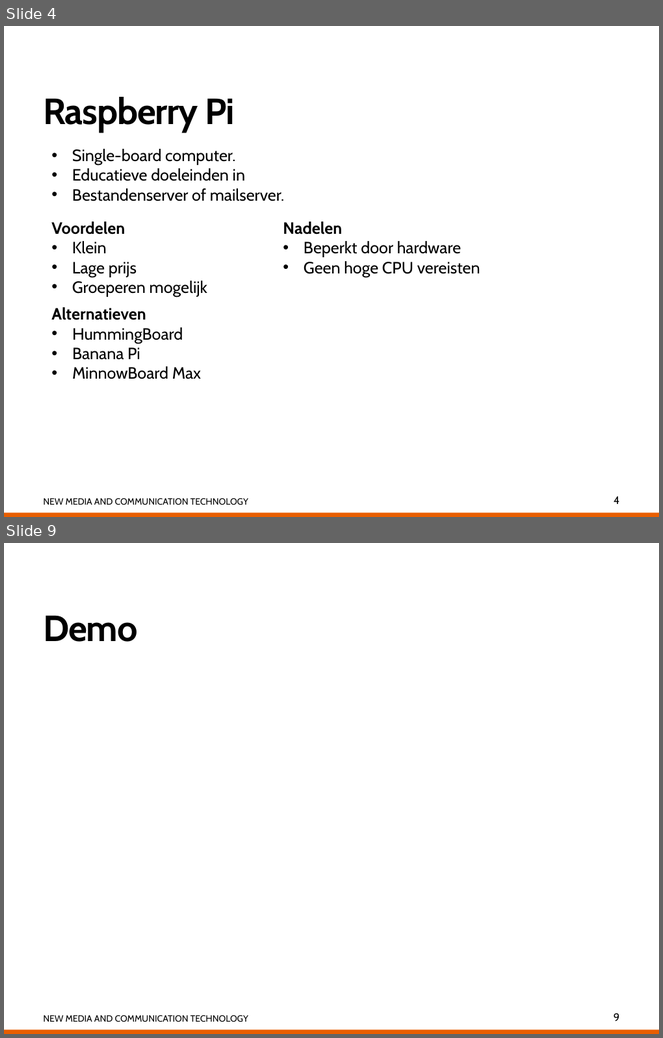
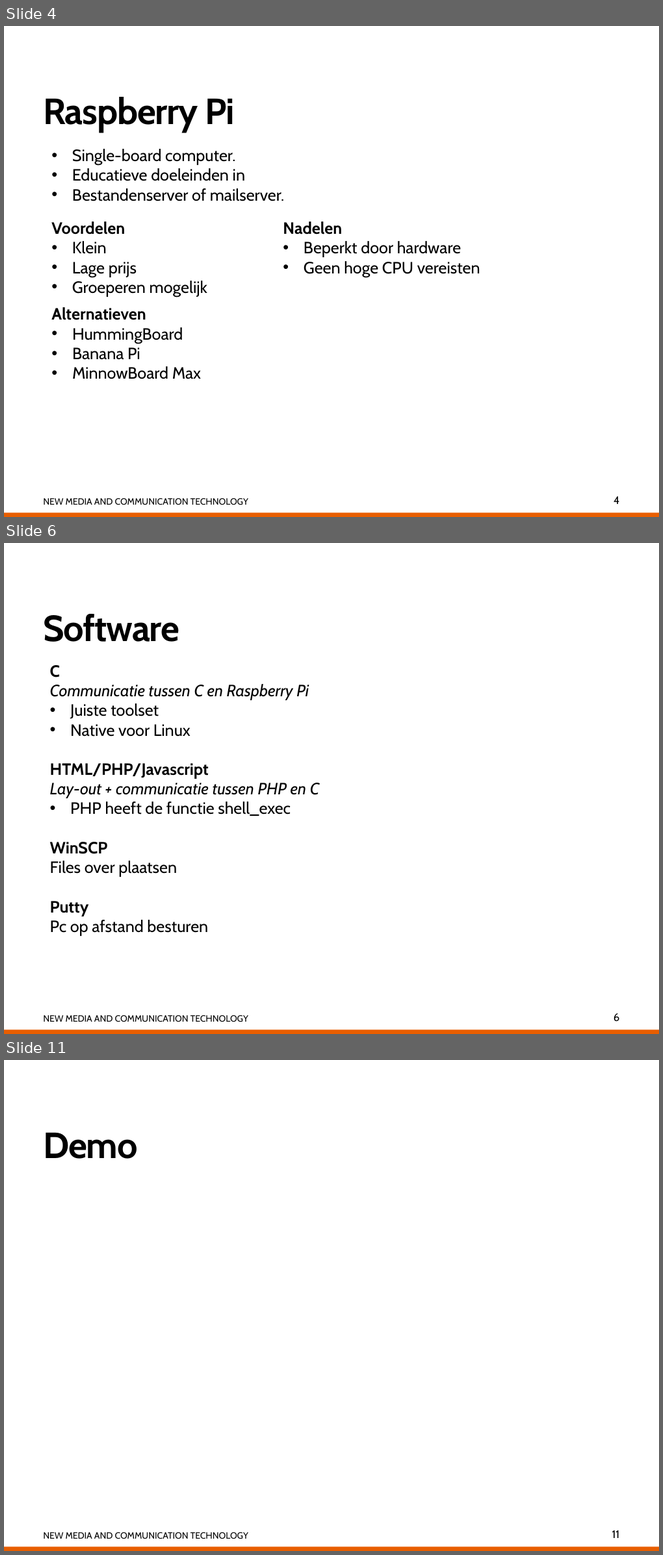
Before and after one commit to alisio92/RGBLed, a slide deck: RGBLed/RGB Led met Raspberry Pi.pptx. Shown one above the other, each under a label of ours: slides 4 and 9 before the commit, slides 4, 6 and 11 after it; the slides between them are not shown. The pictures are 663x1038 and 663x1555 pixels, drawn with LibreOffice and Linux fonts; fonts in the diff are those of the drawing. Boxes give left, top, right and bottom in pixels: in the first picture for what was removed or moved away, otherwise in the second. Text is boxed around its words. In the diff, an @@ line names an element or a change of style, - is before the commit and + after.

```diff
--- a/RGBLed/RGB Led met Raspberry Pi.pptx
+++ b/RGBLed/RGB Led met Raspberry Pi.pptx
@@ slide 6 added at (4, 543, 659, 1034), background #FFFFFF; not listed: 2 template elements that a slide beside it also shows @@
@@ title added at (43, 614, 180, 642), 40 pt, text #000000, bold @@
+Software
@@ text added at (50, 665, 319, 936), 18 pt, text #000000 @@
+C
+Communicatie tussen C en Raspberry Pi
+• Juiste toolset
+• Native voor Linux
+HTML/PHP/Javascript
+Lay-out + communicatie tussen PHP en C
+• PHP heeft de functie shell_exec
+WinSCP
+Files over plaatsen
+Putty
+Pc op afstand besturen
@@ page number added at (614, 1014, 620, 1022), 12 pt, text #000000 @@
+6
@@ what was slide 9 is now slide 11 @@
@@ page number at (612, 1531, 620, 1538): text changed @@
-9
+11
```
Also in this commit, not shown: 2 slides changed, 5 other slides added, 3 slides removed, 9 other files.
